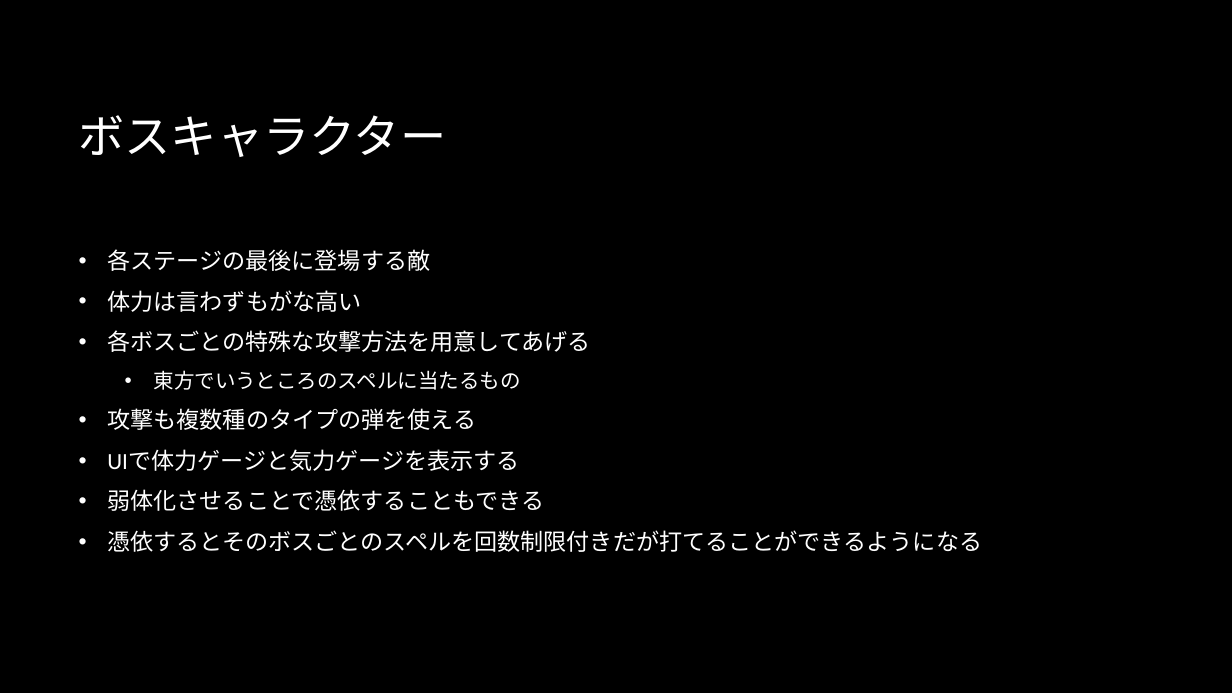
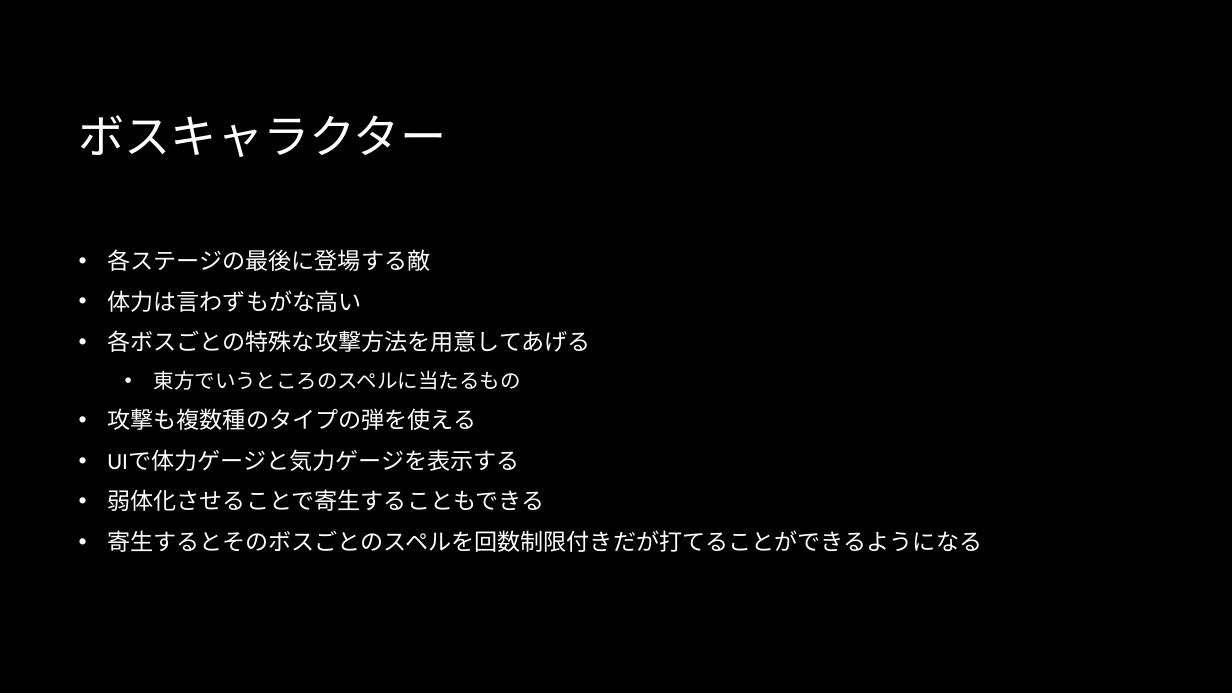
Before and after one commit to MusubiKamishiro/ParasitismShooting, a slide deck: slide 15 of Mint/企画担当部門/憑依型シューティングゲーム.pptx. Drawn at 1232x693 pixels with LibreOffice and Linux fonts; fonts in the diff are those of the drawing; background and template pictures are left out. Boxes give left, top, right and bottom in pixels: in the first picture for what was removed or moved away, otherwise in the second. Text is boxed around its words. In the diff, an @@ line names an element or a change of style, - is before the commit and + after.

```diff
--- a/Mint/企画担当部門/憑依型シューティングゲーム.pptx
+++ b/Mint/企画担当部門/憑依型シューティングゲーム.pptx
@@ text at bbox=[107, 489, 982, 552]: text changed @@
-• 弱体化させることで憑依することもできる
-• 憑依するとそのボスごとのスペルを回数制限付きだが打てることができるようになる
+• 弱体化させることで寄生することもできる
+• 寄生するとそのボスごとのスペルを回数制限付きだが打てることができるようになる
```
Also in this commit, not shown: 8 other slides changed, 15 other files.
